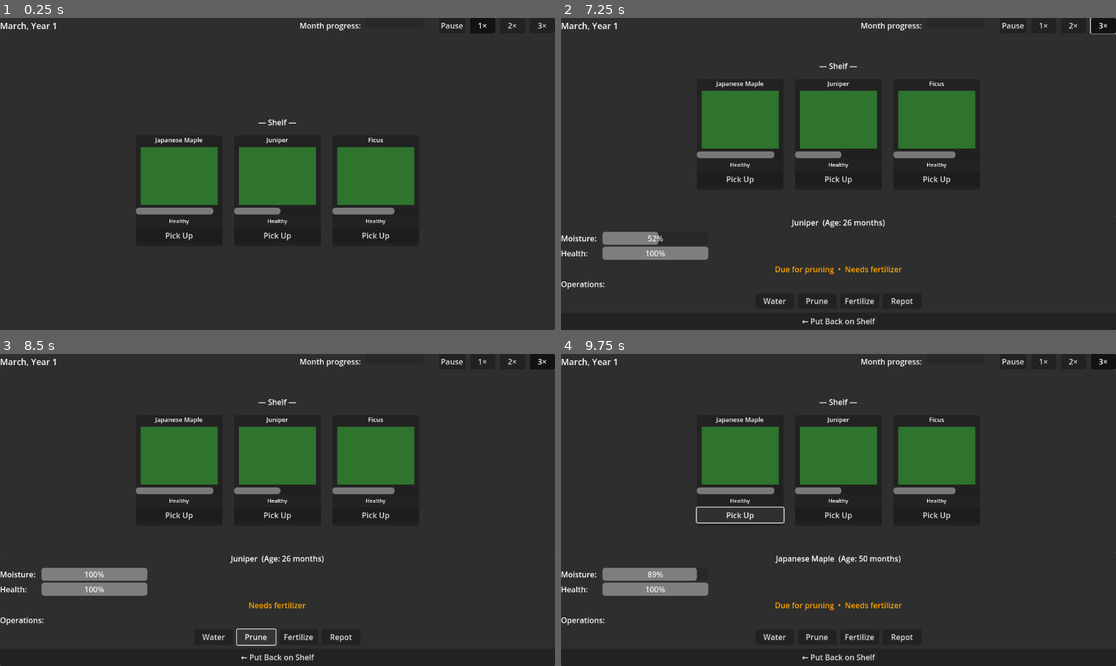
Above: before the commit, frames 1-4 (two rows, left to right).
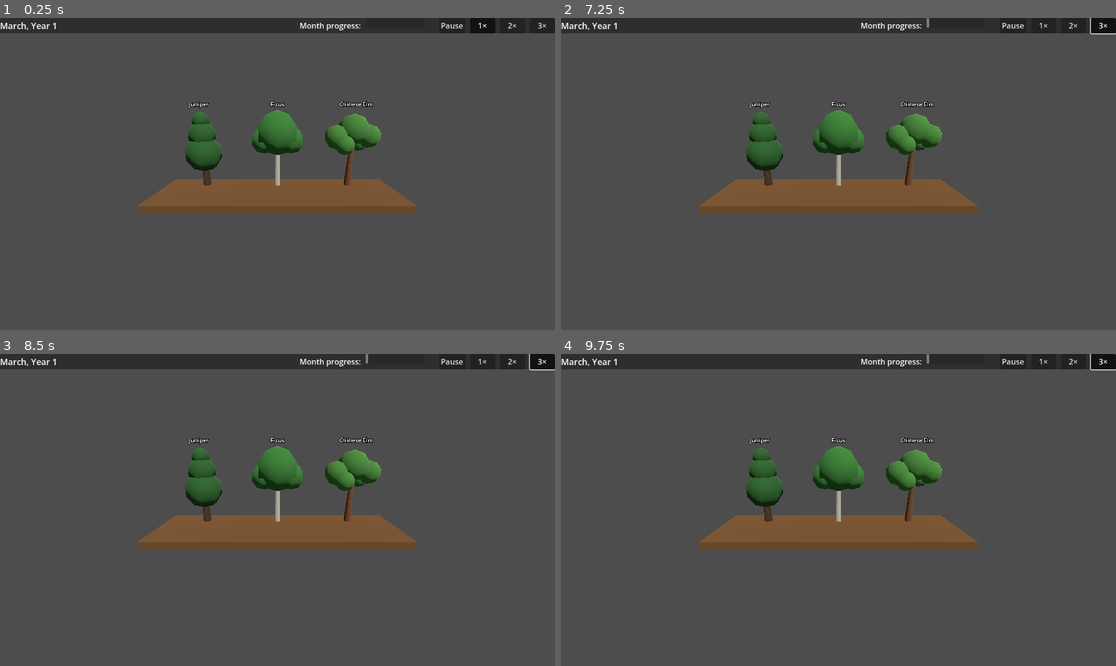
Above: after the commit, the same moments.

Repository: TrineVester/be-bonsai
Game: Godot game, scene res://scenes/main/Main.tscn
Same seed, same stepped clock (60 frames per second), same inputs: the game is played once before the commit and once after it.
Inputs (mouse positions are in pixels of both pictures, inside the frame that each line leads up to):
- Up to frame 1 (0.25 s): no input
- Up to frame 2 (7.25 s): click (738, 236) at 0.5 s, where only the run before the commit has a clickable "Pick Up"; click (738, 180) at 1.25 s, where only the run before the commit has a clickable "Pick Up"; click (838, 180) at 2 s, where only the run before the commit has a clickable "Pick Up"; click (938, 180) at 2.75 s, where only the run before the commit has a clickable "Pick Up"; click "← Put Back on Shelf" at 3.5 s; click (838, 236) at 4.25 s, where only the run before the commit has a clickable "Pick Up"; click "1×" at 5 s; click "2×" at 5.75 s; click "3×" at 6.5 s
- Up to frame 3 (8.5 s): click (216, 637) at 7.25 s, where only the run before the commit has a clickable "Water"; click (255, 637) at 8 s, where only the run before the commit has a clickable "Prune"
- Up to frame 4 (9.75 s): click (860, 637) at 8.75 s, where only the run before the commit has a clickable "Fertilize"; click (738, 506) at 9.5 s, where only the run before the commit has a clickable "Pick Up"

The runs differ from the first frame. In frame 1, 95% of the frame differs, in the area x 0-100%, y 4-100%; in frame 2, 93%; in frame 3, 93%; in frame 4, 93%.

Commit message:
Change Main node type from Node2D to Node3D and update tree creation logic for 3D environment
Co-authored-by: Copilot <copilot@github.com>

Diff:
--- a/scenes/main/Main.gd
+++ b/scenes/main/Main.gd
@@ -1,12 +1,12 @@
-extends Node2D
-
-const SPECIES := ["Japanese Maple", "Juniper", "Ficus"]
+extends Node3D
+
+const TREE_POSITIONS := [Vector3(-2.2, 0.2, 0.0), Vector3(0.0, 0.2, 0.0), Vector3(2.2, 0.2, 0.0)]
 
 var _trees: Array[TreeData] = []
-var _slot_moisture_bars: Array[ProgressBar] = []
-var _slot_health_labels: Array[Label] = []
+var _tree_nodes: Array[Node3D] = []
 
 var _held_tree: TreeData = null
+var _held_index: int = -1
 
 var _date_label: Label
 var _month_progress_bar: ProgressBar
@@ -21,6 +21,7 @@
 
 
 func _ready() -> void:
+	_setup_world()
 	_create_trees()
 	_build_ui()
 	GameClock.month_advanced.connect(_on_month_advanced)
@@ -32,13 +33,78 @@
 	_month_progress_bar.value = GameClock.get_month_progress()
 
 
+func _input(event: InputEvent) -> void:
+	if event is InputEventMouseButton and event.pressed and event.button_index == MOUSE_BUTTON_LEFT:
+		if _inspector_panel.visible:
+			return
+		_try_pick_tree(event.position)
+
+
+func _setup_world() -> void:
+	var camera := Camera3D.new()
+	camera.position = Vector3(0.0, 2.5, 6.0)
+	camera.rotation_degrees = Vector3(-18.0, 0.0, 0.0)
+	add_child(camera)
+
+	var light := DirectionalLight3D.new()
+	light.rotation_degrees = Vector3(-50.0, 30.0, 0.0)
+	light.light_energy = 1.2
+	add_child(light)
+
+	var ambient := WorldEnvironment.new()
+	var env := Environment.new()
+	env.ambient_light_source = Environment.AMBIENT_SOURCE_COLOR
+	env.ambient_light_color = Color(0.6, 0.6, 0.6)
+	env.ambient_light_energy = 0.5
+	ambient.environment = env
+	add_child(ambient)
+
+	# Shelf / table surface
+	var shelf_mesh := BoxMesh.new()
+	shelf_mesh.size = Vector3(7.5, 0.2, 2.2)
+	var shelf_mat := StandardMaterial3D.new()
+	shelf_mat.albedo_color = Color(0.42, 0.28, 0.14)
+	shelf_mesh.surface_set_material(0, shelf_mat)
+	var shelf := MeshInstance3D.new()
+	shelf.mesh = shelf_mesh
+	shelf.position = Vector3(0.0, -0.1, 0.0)
+	add_child(shelf)
+
+
 func _create_trees() -> void:
-	for species: String in SPECIES:
-		var tree := TreeData.new()
-		tree.species = species
+	var data_instances: Array[TreeData] = [JuniperData.new(), FicusData.new(), ChineseElmData.new()]
+	var mesh_classes: Array = [JuniperMesh, FicusMesh, ChineseElmMesh]
+
+	for i in 3:
+		var tree: TreeData = data_instances[i]
 		tree.age_months = randi_range(12, 60)
 		tree.moisture = randf_range(0.5, 0.9)
 		_trees.append(tree)
+
+		var mesh_node: Node3D = mesh_classes[i].new()
+		mesh_node.position = TREE_POSITIONS[i]
+		add_child(mesh_node)
+		_tree_nodes.append(mesh_node)
+
+		# Species label floating above the tree
+		var label := Label3D.new()
+		label.text = tree.species
+		label.position = Vector3(0.0, 2.4, 0.0)
+		label.font_size = 32
+		label.billboard = BaseMaterial3D.BILLBOARD_ENABLED
+		mesh_node.add_child(label)
+
+		# Area3D for click detection
+		var area := Area3D.new()
+		area.set_meta("tree_index", i)
+		var shape := CollisionShape3D.new()
+		var capsule := CapsuleShape3D.new()
+		capsule.radius = 0.7
+		capsule.height = 2.2
+		shape.shape = capsule
+		shape.position = Vector3(0.0, 1.1, 0.0)
+		area.add_child(shape)
+		mesh_node.add_child(area)
 
 
 # ── UI Construction ──────────────────────────────────────────────────────────
@@ -53,7 +119,12 @@
 	canvas.add_child(root)
 
 	_build_top_bar(root)
-	_build_shelf(root)
+
+	# Spacer pushes inspector to the bottom
+	var spacer := Control.new()
+	spacer.size_flags_vertical = Control.SIZE_EXPAND_FILL
+	root.add_child(spacer)
+
 	_build_inspector(root)
 
 
@@ -96,72 +167,22 @@
 		_speed_buttons.append(btn)
 
 
-func _build_shelf(parent: Control) -> void:
-	var panel := PanelContainer.new()
-	panel.size_flags_vertical = Control.SIZE_EXPAND_FILL
-	parent.add_child(panel)
-
-	var vbox := VBoxContainer.new()
-	vbox.alignment = BoxContainer.ALIGNMENT_CENTER
-	vbox.add_theme_constant_override("separation", 16)
-	panel.add_child(vbox)
-
-	var title := Label.new()
-	title.text = "— Shelf —"
-	title.horizontal_alignment = HORIZONTAL_ALIGNMENT_CENTER
-	title.add_theme_font_size_override("font_size", 16)
-	vbox.add_child(title)
-
-	var hbox := HBoxContainer.new()
-	hbox.alignment = BoxContainer.ALIGNMENT_CENTER
-	hbox.add_theme_constant_override("separation", 24)
-	vbox.add_child(hbox)
-
-	for i in _trees.size():
-		hbox.add_child(_build_tree_slot(i))
-
-
-func _build_tree_slot(index: int) -> Control:
-	var panel := PanelContainer.new()
-	panel.custom_minimum_size = Vector2(180, 230)
-
-	var vbox := VBoxContainer.new()
-	vbox.add_theme_constant_override("separation", 6)
-	panel.add_child(vbox)
-
-	var name_label := Label.new()
-	name_label.text = _trees[index].species
-	name_label.horizontal_alignment = HORIZONTAL_ALIGNMENT_CENTER
-	name_label.add_theme_font_size_override("font_size", 13)
-	vbox.add_child(name_label)
-
-	var visual := ColorRect.new()
-	visual.color = Color(0.18, 0.45, 0.18)
-	visual.custom_minimum_size = Vector2(160, 120)
-	visual.size_flags_horizontal = Control.SIZE_SHRINK_CENTER
-	vbox.add_child(visual)
-
-	var moisture_bar := ProgressBar.new()
-	moisture_bar.max_value = 1.0
-	moisture_bar.value = _trees[index].moisture
-	moisture_bar.show_percentage = false
-	moisture_bar.custom_minimum_size.y = 14
-	vbox.add_child(moisture_bar)
-	_slot_moisture_bars.append(moisture_bar)
-
-	var health_label := Label.new()
-	health_label.text = _health_text(_trees[index].health)
-	health_label.horizontal_alignment = HORIZONTAL_ALIGNMENT_CENTER
-	health_label.add_theme_font_size_override("font_size", 11)
-	vbox.add_child(health_label)
-	_slot_health_labels.append(health_label)
-
-	var btn := Button.new()
-	btn.text = "Pick Up"
-	btn.pressed.connect(_pick_up_tree.bind(index))
-	vbox.add_child(btn)
-
-	return panel
+func _try_pick_tree(mouse_pos: Vector2) -> void:
+	var camera := get_viewport().get_camera_3d()
+	if not camera:
+		return
+	var space := get_world_3d().direct_space_state
+	var origin := camera.project_ray_origin(mouse_pos)
+	var direction := camera.project_ray_normal(mouse_pos)
+	var query := PhysicsRayQueryParameters3D.create(origin, origin + direction * 100.0)
+	query.collide_with_areas = true
+	query.collide_with_bodies = false
+	var result := space.intersect_ray(query)
+	if result.is_empty():
+		return
+	var collider = result["collider"]
+	if collider is Area3D and collider.has_meta("tree_index"):
+		_pick_up_tree(collider.get_meta("tree_index"))
 
 
 func _build_inspector(parent: Control) -> void:
@@ -235,6 +256,7 @@
 
 func _pick_up_tree(index: int) -> void:
 	_held_tree = _trees[index]
+	_held_index = index
 	GameClock.pause_for_interaction()
 	_inspector_panel.visible = true
 	_fertilize_feedback.visible = false
@@ -243,9 +265,9 @@
 
 func _put_back_tree() -> void:
 	_held_tree = null
+	_held_index = -1
 	GameClock.resume_from_interaction()
 	_inspector_panel.visible = false
-	_refresh_shelf()
 
 
 func _do_operation(op: String) -> void:
@@ -292,9 +314,7 @@
 # ── Refresh ───────────────────────────────────────────────────────────────────
 
 func _refresh_shelf() -> void:
-	for i in _trees.size():
-		_slot_moisture_bars[i].value = _trees[i].moisture
-		_slot_health_labels[i].text = _health_text(_trees[i].health)
+	pass  # Tree state is shown in the inspector; 3D visuals update via Label3D if needed
 
 
 func _refresh_inspector() -> void:
--- a/scenes/main/Main.tscn
+++ b/scenes/main/Main.tscn
@@ -2,5 +2,5 @@
 
 [ext_resource type="Script" path="res://scenes/main/Main.gd" id="1"]
 
-[node name="Main" type="Node2D"]
+[node name="Main" type="Node3D"]
 script = ExtResource("1")
